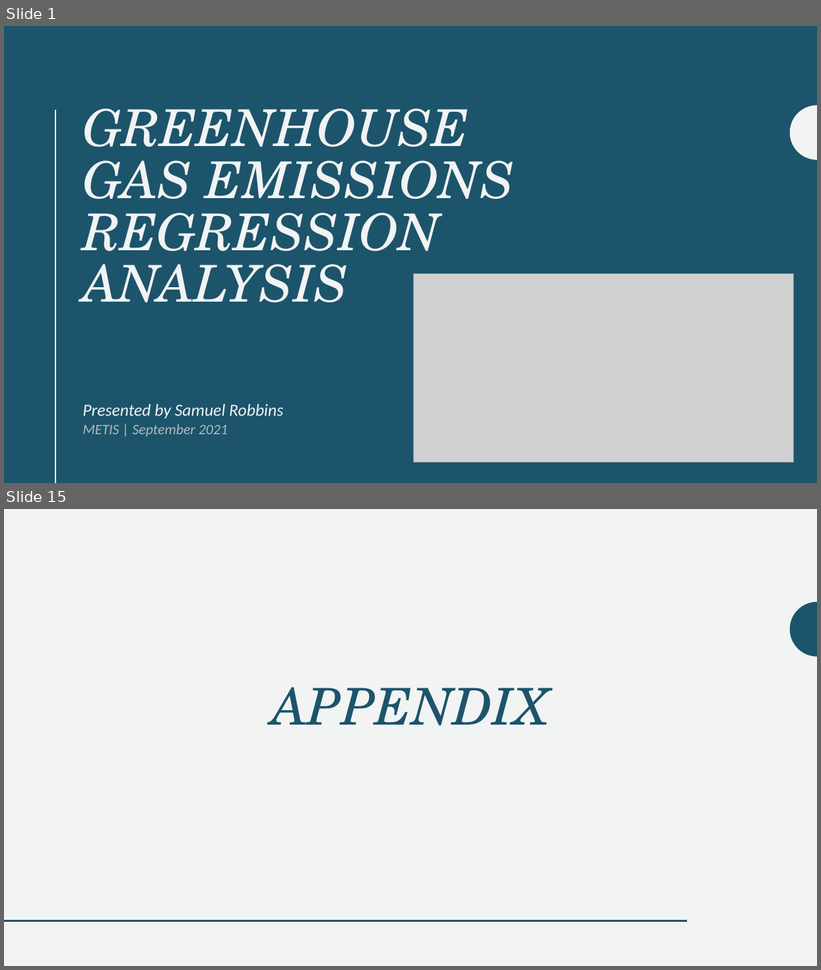
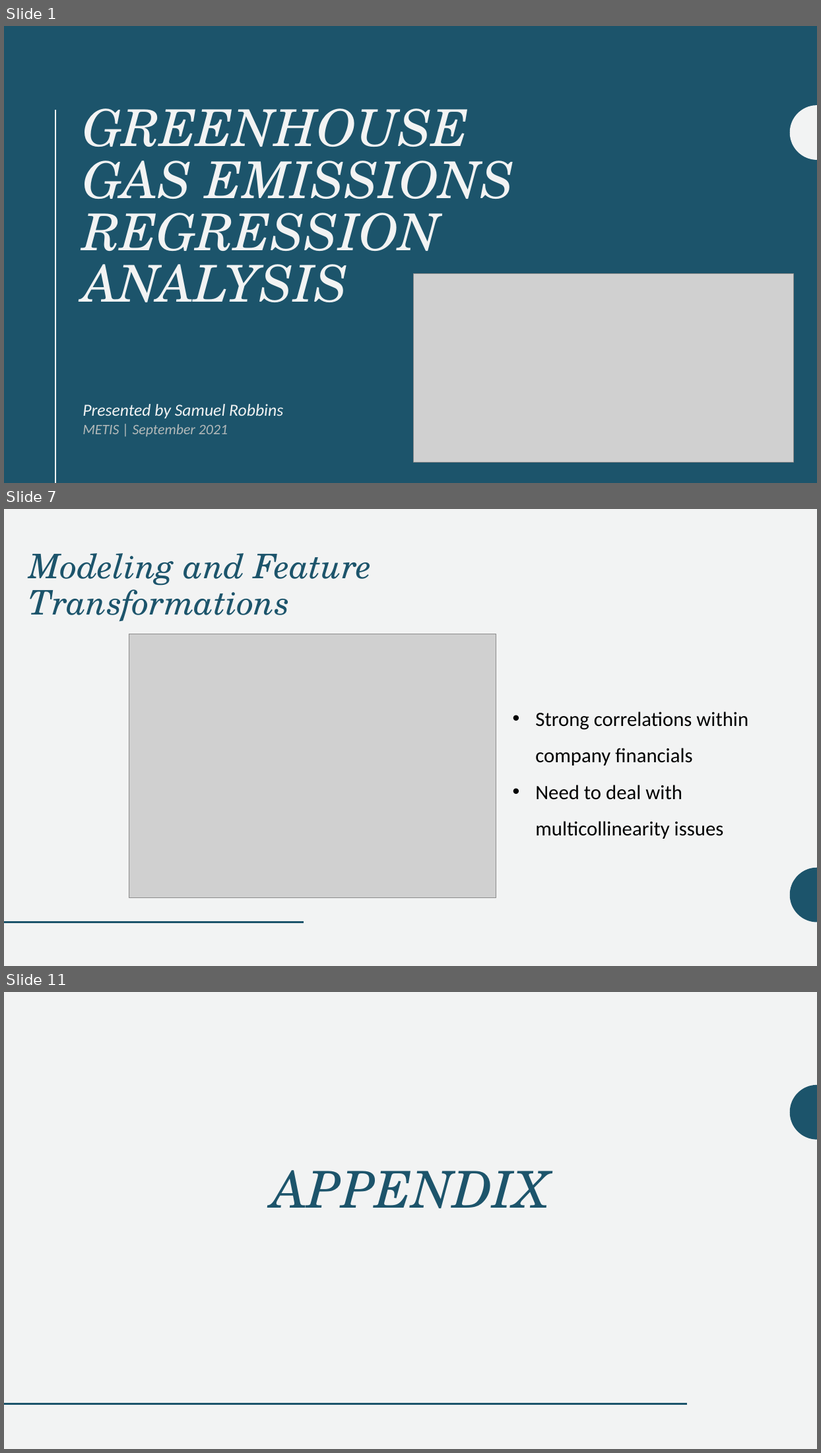
Before and after one commit to SRobbins-13/GHG_Regression_Analysis, a slide deck: GHG_Regression_Analysis.pptx. Shown one above the other, each under a label of ours: slides 1 and 15 before the commit, slides 1, 7 and 11 after it; the slides between them are not shown. The pictures are 821x970 and 821x1453 pixels, drawn with LibreOffice and Linux fonts; fonts in the diff are those of the drawing; grey boxes stand for pictures. Boxes give left, top, right and bottom in pixels: in the first picture for what was removed or moved away, otherwise in the second. Text is boxed around its words. In the diff, an @@ line names an element or a change of style, - is before the commit and + after.

```diff
--- a/GHG_Regression_Analysis.pptx
+++ b/GHG_Regression_Analysis.pptx
@@ slide 7 added at (4,509,817,966), background #F2F3F3 @@
@@ title added at (28,553,372,622), 40 pt, text #1C546B, italic @@
+Modeling and Feature Transformations
@@ picture added at (129,634,496,898) @@
@@ text added at (535,712,748,839), 24 pt, text #000000 @@
+• Strong correlations within company financials
+• Need to deal with multicollinearity issues
@@ freeform shape added at (790,867,817,923), fill #1C546B @@
@@ line added from (4, 923) to (304, 923), #1C546B 2 pt @@
@@ what was slide 15 is now slide 11 @@
```
Also in this commit, not shown: 8 slides changed, 1 other slide added, 1 slide removed, 1 other file.
